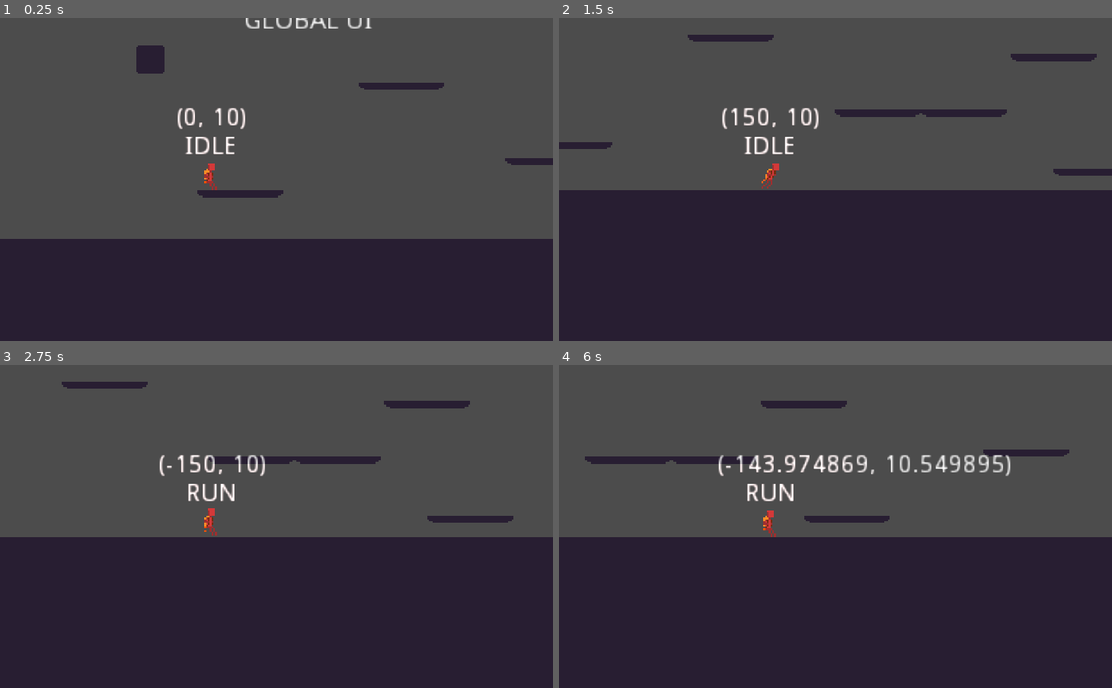
Above: before the commit, frames 1-4 (two rows, left to right).
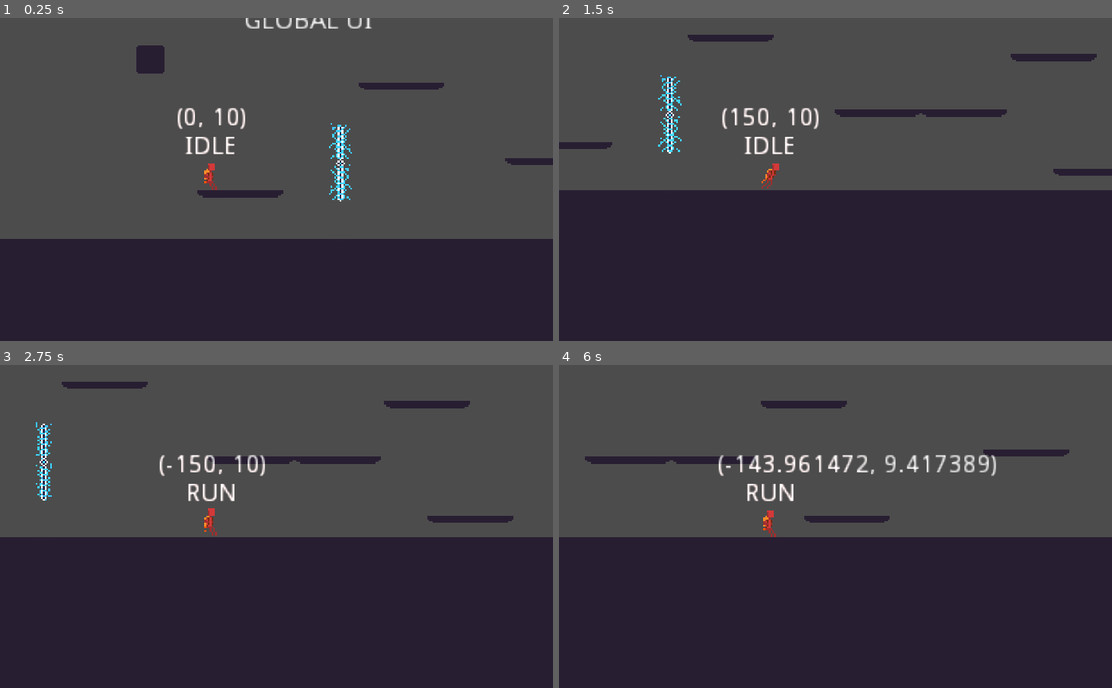
Above: after the commit, the same moments.

Repository: Wes-Ray/Jetpack-Jaywalker
Game: Godot game, scene res://Main.tscn
Same seed, same stepped clock (60 frames per second), same inputs: the game is played once before the commit and once after it. The engine's default icon, where the game draws it, is replaced by a stand-in: a white triangle on a blue panel in a dark square.
Inputs (mouse positions are in pixels of both pictures, inside the frame that each line leads up to):
- Up to frame 1 (0.25 s): no input
- Up to frame 2 (1.5 s): move the mouse to (957, 163) at 0.52 s; hold D (move_right) from 0.53 s (still down); click (957, 163) at 0.6 s; tap Space (move_jump) at 0.77 s; move the mouse to (724, 195) at 1.27 s; click (724, 195) at 1.35 s
- Up to frame 3 (2.75 s): tap Space (move_jump) at 1.52 s; move the mouse to (331, 455) at 2.02 s; release D (move_right) at 2.03 s; hold A (move_left) from 2.03 s (still down); click (331, 455) at 2.1 s
- Up to frame 4 (6 s): move the mouse to (807, 591) at 2.77 s; release A (move_left) at 2.78 s; hold D (move_right) 2.78-4.28 s; click (807, 591) at 2.85 s; tap Space (move_jump) at 3.02, 3.77, 4.52 s; move the mouse to (1001, 574) at 3.52 s; click (1001, 574) at 3.6 s; move the mouse to (669, 478) at 4.27 s; hold A (move_left) 4.28-5.03 s; click (669, 478) at 4.35 s; move the mouse to (863, 526) at 5.02 s; hold D (move_right) 5.03-5.78 s; click (863, 526) at 5.1 s; tap Enter at 5.75 s; move the mouse to (752, 445) at 5.77 s; hold A (move_left) from 5.78 s (still down); click (752, 445) at 5.85 s

The runs differ from the first frame. In frame 1, 0.4% of the frame differs, in the area x 59-64%, y 32-57%; in frame 2, 0.4%; in frame 3, 0.3%; in frame 4, 0.9%, in the area x 43-82%, y 27-35%.

Commit message:
break

Diff:
--- a/Main.tscn
+++ b/Main.tscn
@@ -1,7 +1,8 @@
-[gd_scene load_steps=8 format=2]
+[gd_scene load_steps=9 format=2]
 
 [ext_resource path="res://World/Platform.tscn" type="PackedScene" id=1]
 [ext_resource path="res://Main.gd" type="Script" id=2]
+[ext_resource path="res://Zap/Zap.tscn" type="PackedScene" id=3]
 [ext_resource path="res://World/Floor.tscn" type="PackedScene" id=4]
 [ext_resource path="res://World/wallpaper.png" type="Texture" id=5]
 [ext_resource path="res://Defense/Defense.tscn" type="PackedScene" id=6]
@@ -76,4 +77,7 @@
 [node name="Box" parent="." instance=ExtResource( 9 )]
 position = Vector2( 273, 303 )
 
+[node name="Zap" parent="." instance=ExtResource( 3 )]
+position = Vector2( 379, 361 )
+
 [connection signal="area_entered" from="AttackerGoal" to="." method="_on_AttackerGoal_area_entered"]
--- a/Zap/Zap.gd
+++ b/Zap/Zap.gd
@@ -7,10 +7,9 @@
 
 
 # Called when the node enters the scene tree for the first time.
-#func _ready():
-#	$AnimationPlayer.play("idle")
-
-
+func _ready():
+	$Area2D.connect("area_entered", self, "_on_Area2D_area_entered")
 
 func _on_Area2D_area_entered(area: Area2D) -> void:
 	Orchestrator.apply_damage(area)
+	print('DAMAGED')
--- a/Zap/Zap.tscn
+++ b/Zap/Zap.tscn
@@ -14,7 +14,7 @@
 loop = true
 step = 0.05
 tracks/0/type = "value"
-tracks/0/path = NodePath("../Sprite:frame")
+tracks/0/path = NodePath("Sprite:frame")
 tracks/0/interp = 1
 tracks/0/loop_wrap = true
 tracks/0/imported = false
@@ -37,6 +37,7 @@
 [node name="Sprite" type="Sprite" parent="."]
 texture = ExtResource( 1 )
 hframes = 3
+frame = 1
 
 [node name="AnimationPlayer" type="AnimationPlayer" parent="."]
 autoplay = "idle"
